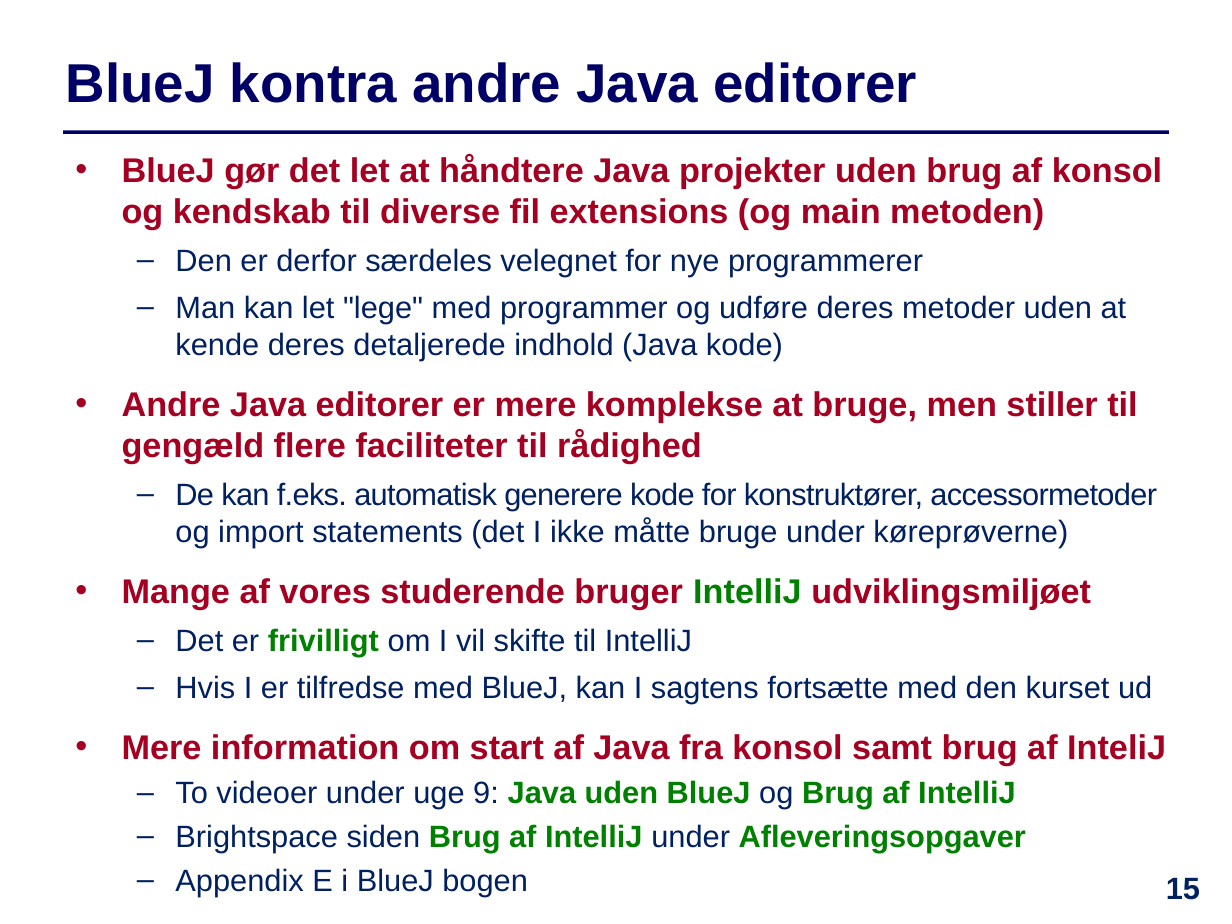
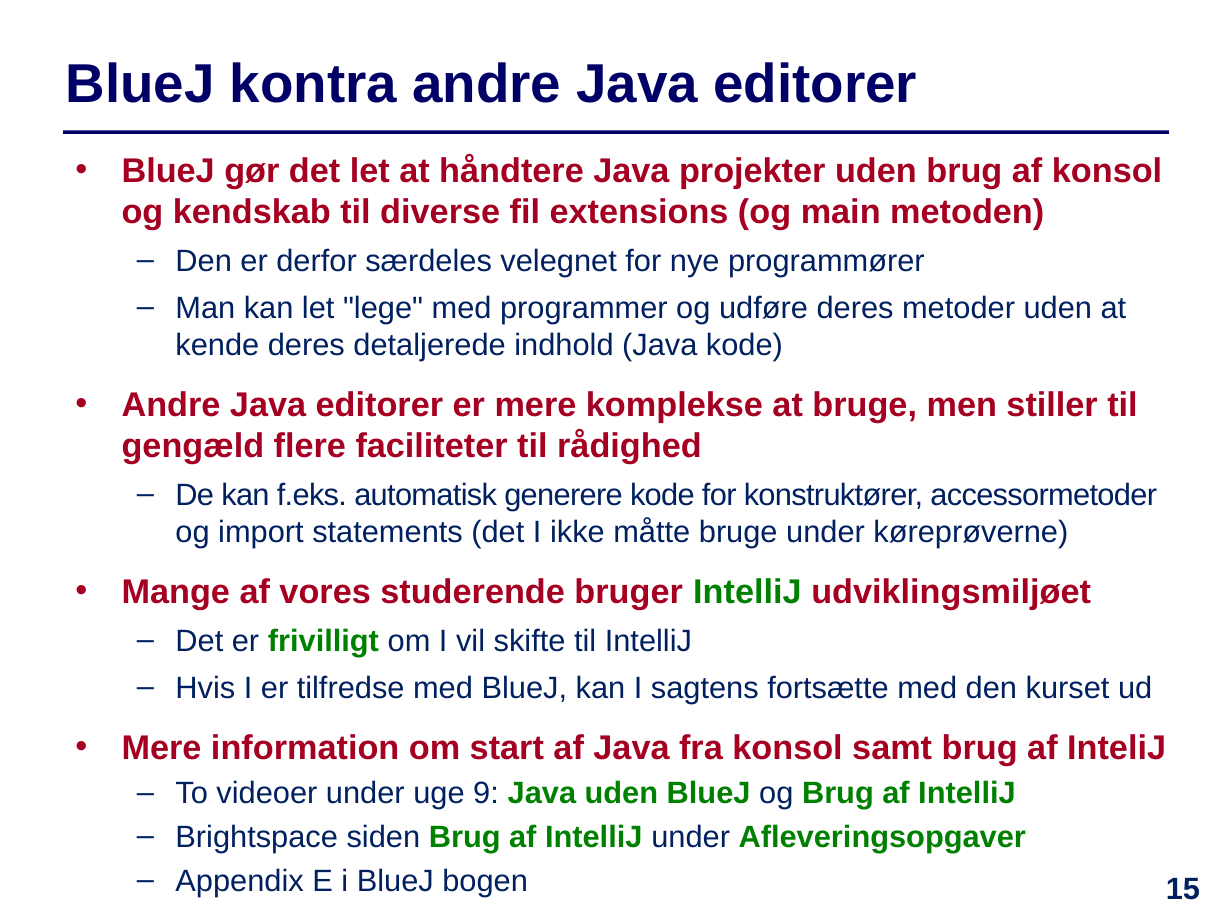
Before and after one commit to IntProgAU/Materiale, a slide deck: slide 15 of web/e23/uge_9/Slides-Uge9.pptx. Drawn at 1232x924 pixels with LibreOffice and Linux fonts; fonts in the diff are those of the drawing. Boxes give left, top, right and bottom in pixels: in the first picture for what was removed or moved away, otherwise in the second. Text is boxed around its words. In the diff, an @@ line names an element or a change of style, - is before the commit and + after.

```diff
--- a/web/e23/uge_9/Slides-Uge9.pptx
+++ b/web/e23/uge_9/Slides-Uge9.pptx
@@ text at [175, 248, 925, 276]: text changed @@
-  – Den er derfor særdeles velegnet for nye programmerer
+  – Den er derfor særdeles velegnet for nye programmører
```
Also in this commit, not shown: 3 other files.
